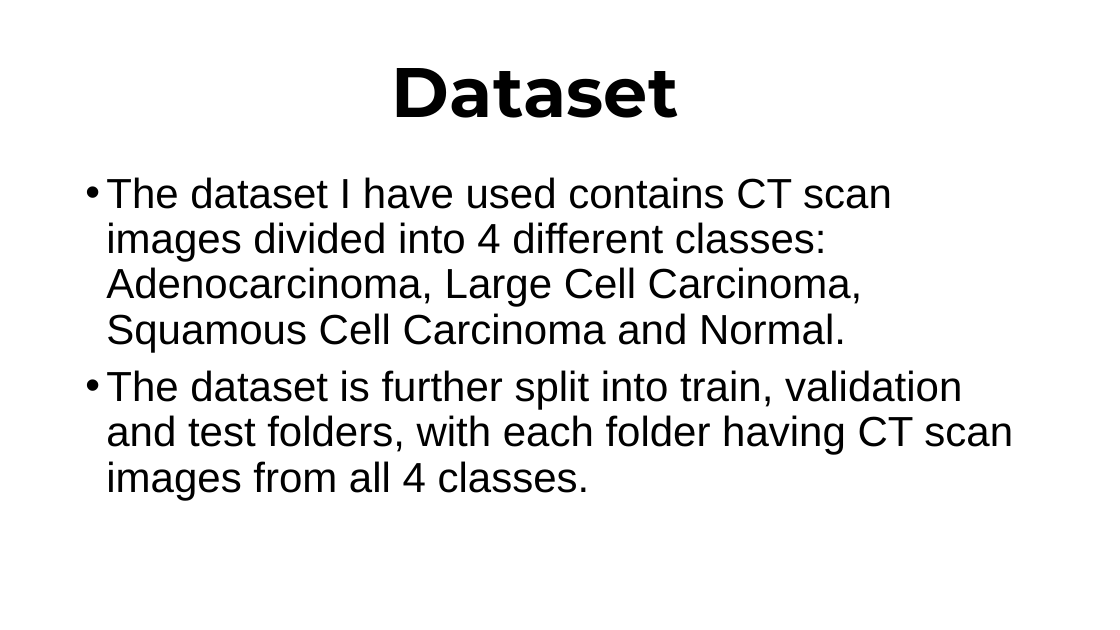
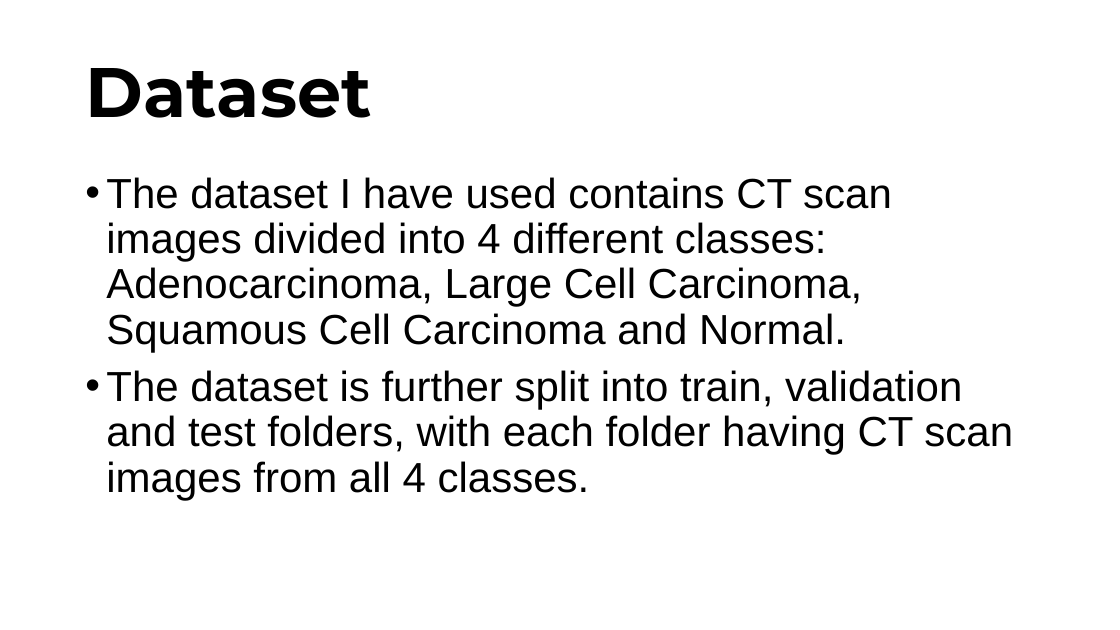
Before and after one commit to Raghavj1401/lung-cancer-cnn, a slide deck: slide 3 of ai-ppt-batch8-raghavjoshi-raghavjoshi200314@gmail.com.pptx. Drawn at 1120x630 pixels with LibreOffice and Linux fonts; fonts in the diff are those of the drawing; background and template pictures are left out. Boxes give left, top, right and bottom in pixels: in the first picture for what was removed or moved away, otherwise in the second. Text is boxed around its words. In the diff, an @@ line names an element or a change of style, - is before the commit and + after.

```diff
--- a/ai-ppt-batch8-raghavjoshi-raghavjoshi200314@gmail.com.pptx
+++ b/ai-ppt-batch8-raghavjoshi-raghavjoshi200314@gmail.com.pptx
@@ title "Dataset" at (85,68,371,118): alignment centre to left @@
```
Also in this commit, not shown: 4 other slides changed, 1 slide added.
